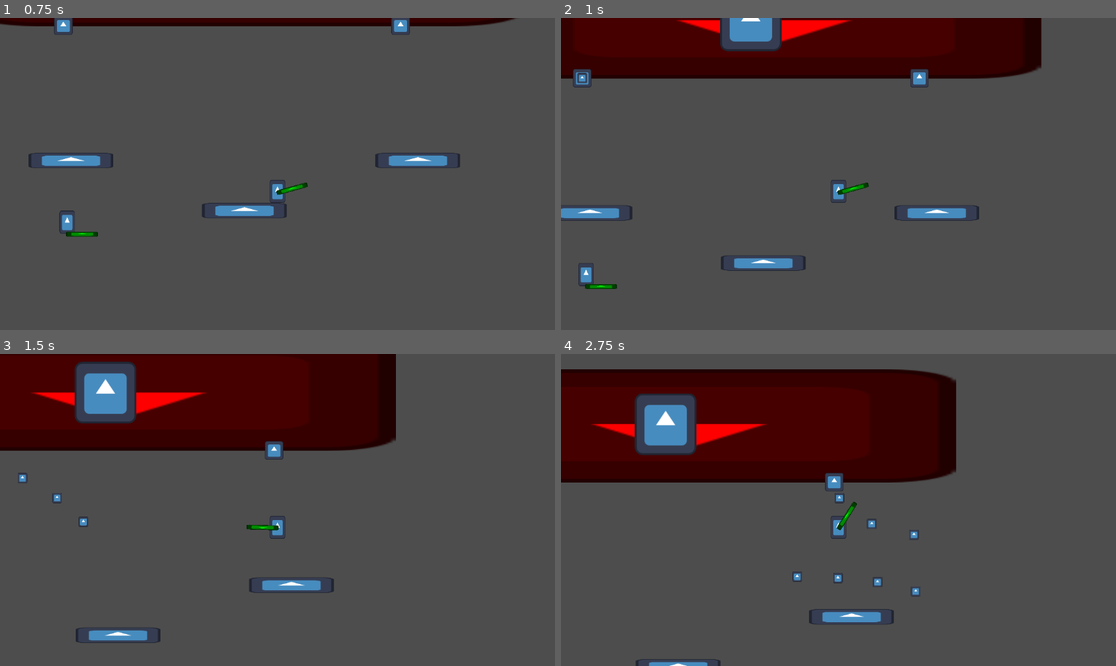
Above: before the commit, frames 1-4 (two rows, left to right).
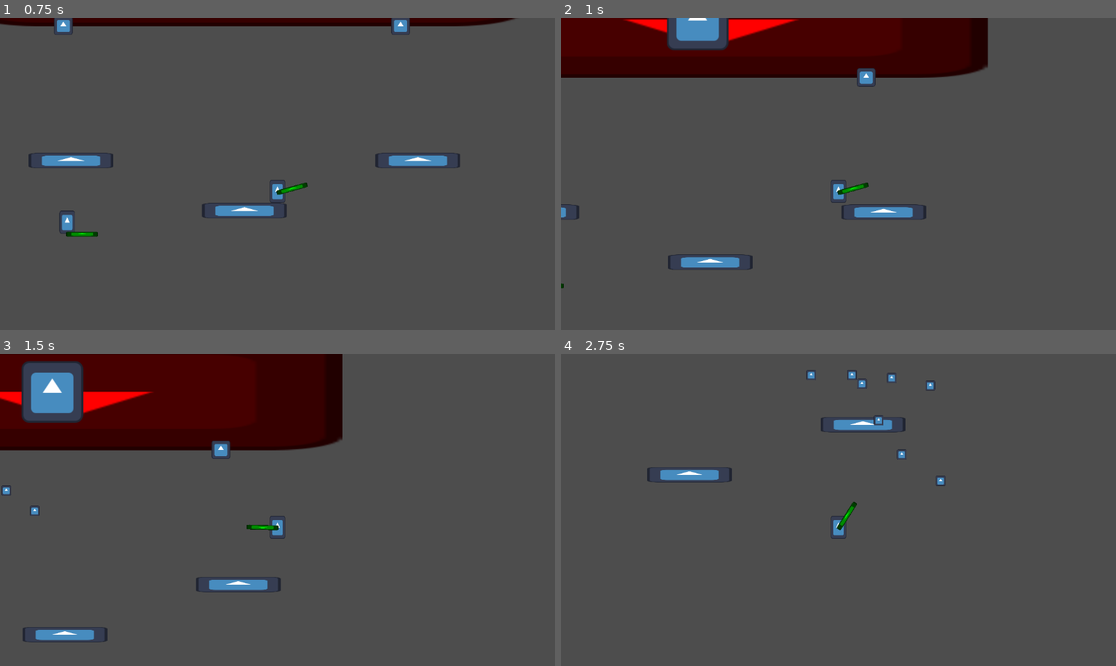
Above: after the commit, the same moments.

Repository: Cyberiada2025-2026/battle-of-pobliz
Game: Godot game, scene res://scenes/debug/battle_arena_graybox.tscn
Same seed, same stepped clock (60 frames per second), same inputs: the game is played once before the commit and once after it. The project has no main scene, so this scene is started directly. The engine's default icon, where the game draws it, is replaced by a stand-in: a white triangle on a blue panel in a dark square.
Inputs (mouse positions are in pixels of both pictures, inside the frame that each line leads up to):
- Up to frame 1 (0.75 s): move the mouse to (399, 158) at 0.52 s; hold D (move_right) from 0.53 s (still down); right-click (399, 158) at 0.6 s
- Up to frame 2 (1 s): keep holding D (move_right); tap W (jump) at 0.77 s; tap Shift (dash, bound only after the commit) at 0.8 s
- Up to frame 3 (1.5 s): keep holding D (move_right); tap W (jump) at 1.07 s; move the mouse to (166, 525) at 1.27 s; tap Shift (dash, bound only after the commit) at 1.35 s
- Up to frame 4 (2.75 s): tap W (jump) at 1.52, 1.55, 1.82, 2.1 s; move the mouse to (894, 441) at 2.02 s; release D (move_right) at 2.03 s; hold A (move_left) from 2.03 s (still down); right-click (894, 441) at 2.3 s

Frame 1 is identical in both runs. In frame 2, 7.5% of the frame differs, in the area x 0-87%, y 0-87%; in frame 3, 9.8%; in frame 4, 26%, in the area x 0-72%, y 4-100%.

Commit message:
add dash

Diff:
--- /dev/null
+++ b/characters/bodies/movement_components/dash_component.gd
@@ -0,0 +1,29 @@
+class_name DashComponent
+extends Node
+
+@export var dash_speed: float = 1500.0
+@export var dash_duration: float = 0.15
+@export var dash_cooldown_duration: float = 1.0
+var body: BodyController
+
+var is_dashing: bool = false
+var can_dash: bool = true
+
+func apply(_delta: float) -> void:
+	if is_zero_approx(body.velocity.x):
+		return
+
+	if Input.is_action_just_pressed("dash") and can_dash:
+		can_dash = false
+		is_dashing = true
+		var dash_timer = get_tree().create_timer(dash_duration)
+		dash_timer.timeout.connect(_on_dash_finished)
+
+	if is_dashing:
+		var dash_dir = sign(body.velocity.x)
+		body.velocity.x = dash_dir * dash_speed
+
+func _on_dash_finished() -> void:
+	is_dashing = false
+	await get_tree().create_timer(dash_cooldown_duration).timeout
+	can_dash = true
--- a/characters/bodies/prefabs/jumping_body.tscn
+++ b/characters/bodies/prefabs/jumping_body.tscn
@@ -5,6 +5,7 @@
 [ext_resource type="Script" uid="uid://bmjqr5j3dytcc" path="res://characters/bodies/movement_components/gravity_component.gd" id="3_eey7s"]
 [ext_resource type="Script" uid="uid://cai4lr5qdgs4l" path="res://characters/bodies/movement_components/grounded_movement_component.gd" id="4_7vlab"]
 [ext_resource type="Script" uid="uid://bv0a0uif4y5pk" path="res://characters/bodies/movement_components/jump_component.gd" id="5_qtlex"]
+[ext_resource type="Script" uid="uid://bild5byc75yh0" path="res://characters/bodies/movement_components/dash_component.gd" id="6_7vlab"]
 
 [sub_resource type="CapsuleShape2D" id="CapsuleShape2D_laeud"]
 radius = 16.0
@@ -13,7 +14,7 @@
 [node name="JumpingBody" type="CharacterBody2D" unique_id=1753823366 node_paths=PackedStringArray("movement_components")]
 collision_layer = 128
 script = ExtResource("1_hgofc")
-movement_components = [NodePath("GravityComponent"), NodePath("GroundedMovementComponent"), NodePath("JumpComponent")]
+movement_components = [NodePath("GravityComponent"), NodePath("GroundedMovementComponent"), NodePath("JumpComponent"), NodePath("DashComponent")]
 
 [node name="Sprite2D" type="Sprite2D" parent="." unique_id=246461862]
 position = Vector2(0, -23.999998)
@@ -38,5 +39,7 @@
 [node name="JumpComponent" type="Node" parent="." unique_id=2080854299]
 script = ExtResource("5_qtlex")
 jump_velocity = 600.0
-max_jump_count = 2
 metadata/_custom_type_script = "uid://bv0a0uif4y5pk"
+
+[node name="DashComponent" type="Node" parent="." unique_id=802304448]
+script = ExtResource("6_7vlab")
--- a/project.godot
+++ b/project.godot
@@ -46,14 +46,19 @@
 , Object(InputEventKey,"resource_local_to_scene":false,"resource_name":"","device":-1,"window_id":0,"alt_pressed":false …(182 unchanged characters)…
 ]
 }
+possess={
+"deadzone": 0.2,
+"events": [Object(InputEventMouseButton,"resource_local_to_scene":false,"resource_name":"","device":-1,"window_id":0,"alt_pressed":false,"shift_pressed":false,"ctrl_pressed":false,"meta_pressed":false,"button_mask":2,"position":Vector2(120, 16),"global_position":Vector2(127, 53),"factor":1.0,"button_index":2,"canceled":false,"pressed":true,"double_click":false,"script":null)
+]
+}
 shot={
 "deadzone": 0.2,
 "events": [Object(InputEventMouseButton,"resource_local_to_scene":false,"resource_name":"","device":-1,"window_id":0,"a …(258 unchanged characters)…
 ]
 }
-possess={
+dash={
 "deadzone": 0.2,
-"events": [Object(InputEventMouseButton,"resource_local_to_scene":false,"resource_name":"","device":-1,"window_id":0,"alt_pressed":false,"shift_pressed":false,"ctrl_pressed":false,"meta_pressed":false,"button_mask":2,"position":Vector2(120, 16),"global_position":Vector2(127, 53),"factor":1.0,"button_index":2,"canceled":false,"pressed":true,"double_click":false,"script":null)
+"events": [Object(InputEventKey,"resource_local_to_scene":false,"resource_name":"","device":-1,"window_id":0,"alt_pressed":false,"shift_pressed":false,"ctrl_pressed":false,"meta_pressed":false,"pressed":false,"keycode":0,"physical_keycode":4194325,"key_label":0,"unicode":0,"location":0,"echo":false,"script":null)
 ]
 }
 
@@ -67,6 +72,7 @@
 [physics]
 
 3d/physics_engine="Jolt Physics"
+3d/default_gravity=20.0
 
 [rendering]
 
Not shown, added: characters/bodies/movement_components/dash_component.gd.uid
